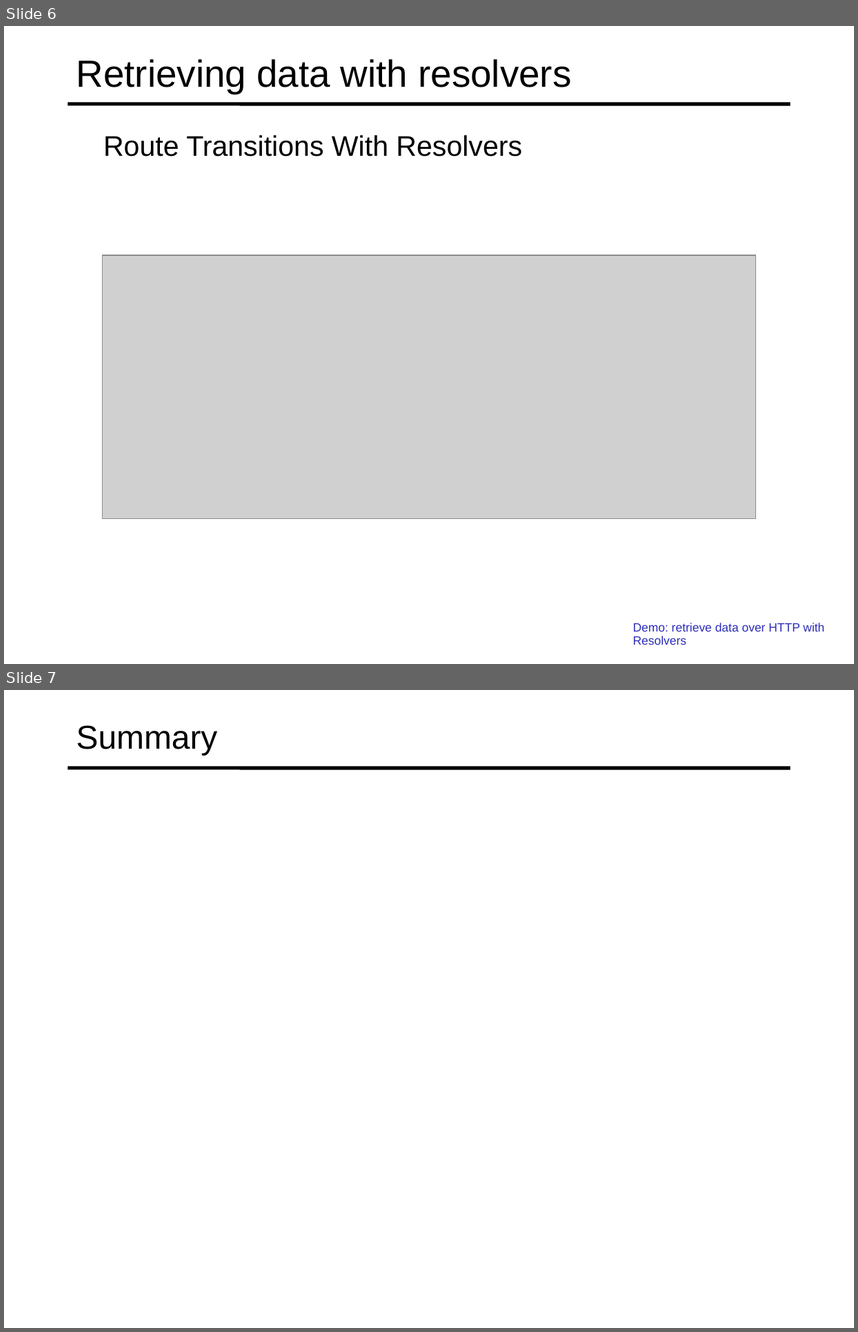
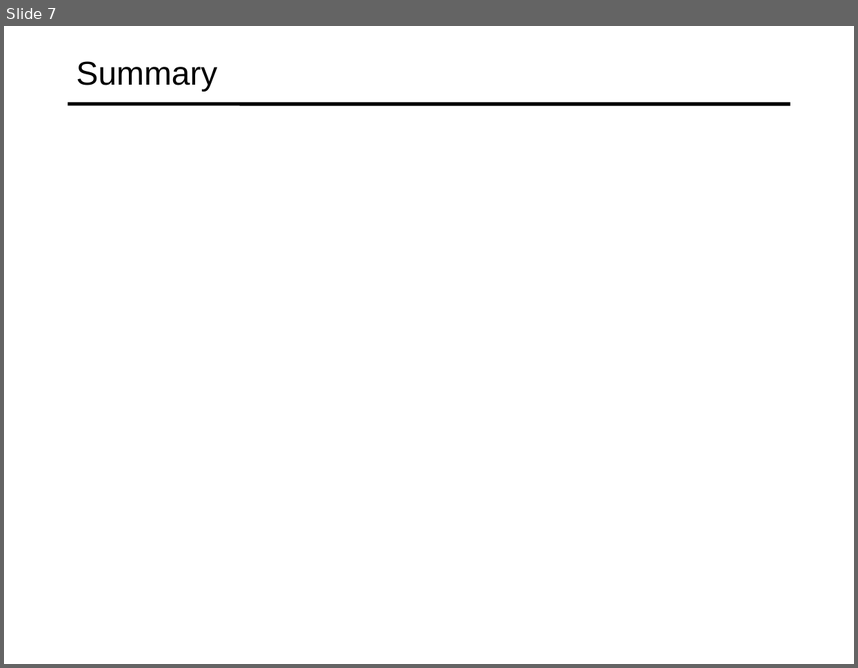
Before and after one commit to specter01wj/Jago_Link_Training, a slide deck: Angular/Angular12/Deep Dive/Angular HTTP Communication/3_Creating_Interceptors/L3_Creating_Interceptors.ppt. Shown one above the other, each under a label of ours: slides 6 and 7 before the commit, slide 7 after it. The pictures are 858x1332 and 858x668 pixels, drawn with LibreOffice and Linux fonts; fonts in the diff are those of the drawing; grey boxes stand for pictures. Boxes give left, top, right and bottom in pixels: in the first picture for what was removed or moved away, otherwise in the second. Text is boxed around its words. In the diff, an @@ line names an element or a change of style, - is before the commit and + after.

```diff
--- a/Angular/Angular12/Deep Dive/Angular HTTP Communication/3_Creating_Interceptors/L3_Creating_Interceptors.ppt
+++ b/Angular/Angular12/Deep Dive/Angular HTTP Communication/3_Creating_Interceptors/L3_Creating_Interceptors.ppt
@@ slide 6 removed at [4,26,854,664], background #FFFFFF; not listed: 1 template element that a slide beside it also shows @@
@@ title removed at [76,59,571,94] @@
-Retrieving data with resolvers
@@ text removed at [103,135,522,156] @@
-  Route Transitions With Resolvers
@@ picture removed at [103,254,756,518] @@
@@ text removed at [633,622,824,644] @@
-  Demo: retrieve data over HTTP with Resolvers
```
Also in this commit, not shown: 2 slides changed, 4 slides added, 3 other slides removed, 2 other files.
